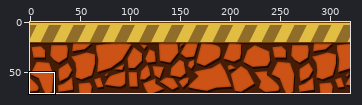
One commit to this sprite sheet: res/Ground.png. The picture above shows the old version from afar; the outline marks the close-up.
Close-up. First the earlier version:
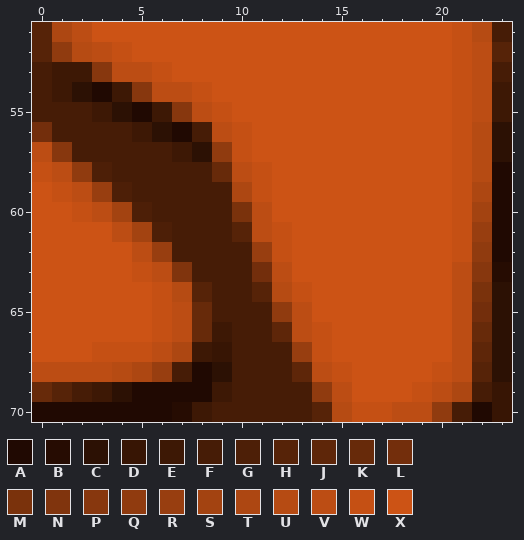
The file is 320x71 pixels. Colours within 5 levels of each other are drawn and written as one. Shown: x 0..23, y 51..70. The commit also changed other parts of the picture, which this record leaves out.
Palette (. is transparent): A #200902  B #260c02  C #2c1104  D #371504  E #3d1805  F #461c06  G #4d1f07  H #562308  J #5e2609  K #672a0a  L #732e0c  M #7a320c  N #80340d  P #87370e  Q #903b0f  R #983e10  S #a34311  T #ad4712  U #b64b13  V #bc4d14  W #c55014  X #cc5315
Pixels before, first column x 0:
51 HTVXXXXXXXXXXXXXXXXXXWUF
52 HQUVWXXXXXXXXXXXXXXXXWVH
53 FEEPVVWXXXXXXXXXXXXXXWVF
54 FECAEPVVWXXXXXXXXXXXXWVE
55 FFFECAEPVWXXXXXXXXXXXWVE
56 LFFFFECAFVWXXXXXXXXXXWUC
57 VPFFFFFECQWXXXXXXXXXXWUC
58 WVQGFFFFFKVWXXXXXXXXXWUA
59 XWVRGFFFFFTWXXXXXXXXXWTA
60 XXWVSGFFFFMVXXXXXXXXXWSA
61 XXXXVSGFFFHVWXXXXXXXXWRA
62 XXXXXVRFFFFRWXXXXXXXXWQA
63 XXXXXWVNFFFLVXXXXXXXXVPB
64 XXXXXXWUHFFHUWXXXXXXXVMC
65 XXXXXXWVKFFFQVXXXXXXXVLC
66 XXXXXXWVKEFFJVWXXXXXXVKC
67 XXXWWWVTEDFFFRWXXXXXXVJC
68 VVVVUTRFACFFFJVWXXXXWVHC
69 KHFECAAAAEFFFFQVXXXWVTFD
70 AAAAAAABEFFFFFHUWWVVQFAD
After the commit:
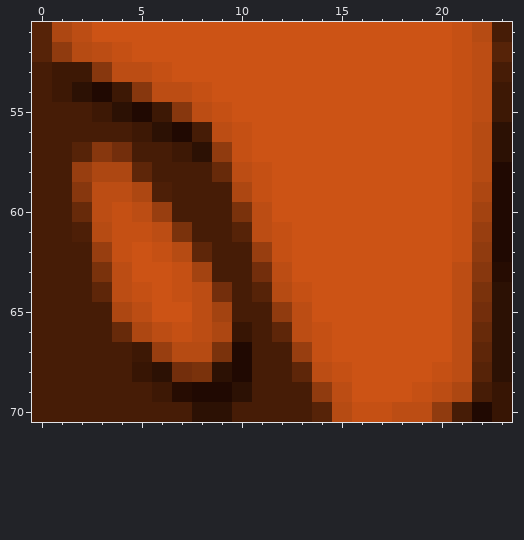
The exact change:
y 56: x 0 L -> F
y 57: x 0..4 VPFFF -> FFHPL
y 58: x 0..5 WVQGFF -> FFRTTJ
y 59: x 0..6 XWVRGFF -> FFPVVTG
y 60: x 0..2 XXW -> FFK; x 4..6 SGF -> WVR
y 61: x 0..7 XXXXVSGF -> FFGUWWVM
y 62: x 0..8 XXXXXVRFF -> FFFRWXWUJ
y 63: x 0..8 XXXXXWVNF -> FFFMVXXWS
y 64: x 0..9 XXXXXXWUHF -> FFFJVWXWVL
y 65: x 0..9 XXXXXXWVKF -> FFFFTVXXVS
y 66: x 0..10 XXXXXXWVKEF -> FFFFKTVWVTD
y 67: x 0..10 XXXWWWVTEDF -> FFFFFERUUMA
y 68: x 0..8 VVVVUTRFA -> FFFFFDCLM; x 10 F -> A
y 69: x 0..1 KH -> FF; x 3..7 ECAAA -> FFFEB; x 9..10 EF -> AC
y 70: x 0..9 AAAAAAABEF -> FFFFFFFFCC
Pixel boxes of the changes (left, top, right, bottom) in both close-ups:
changed: (32, 122, 252, 422)
